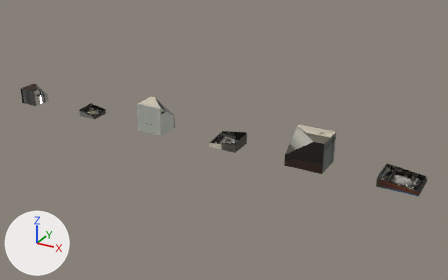
Renders of the glTF model src/assets/battle/city/modern-indic-houses-damage.glb from each side of a commit.
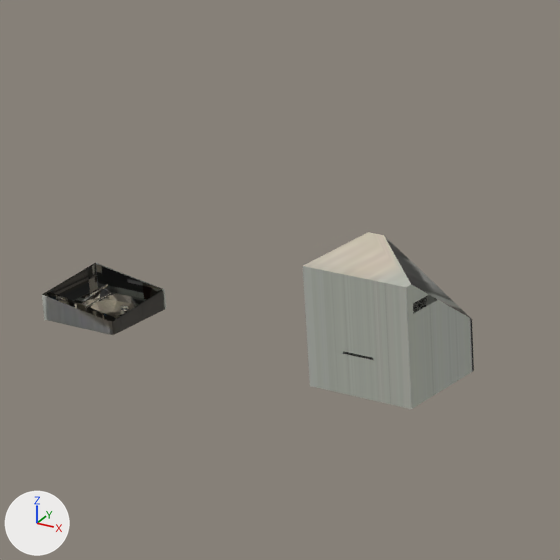
The first picture shows the older version from a camera (50 mm lens) standing at (18.36, -17.33, 8.82) and looking at (8.66, 0.31, 0.0). The close-ups show the older and then the newer version on the part from 15% to 43% of the width and 16% to 61% of the height of that picture. Only the edits that show in the close-ups are written down. Every picture has the same lights, and +X, +Y and +Z are marked at lower left. Where no turn or scale is listed for an object, it has been applied to the vertices. Vertices at exactly the same position are counted once.

The scene before the commit, as lines of its bpy script (objects in view):
```python
ob_mesh_0 = bpy.data.objects.new('Mesh_0', me_mesh_0)
ob_mesh_0.location = (5.357, 0.546, -0.004)
ob_mesh_10 = bpy.data.objects.new('Mesh_10', me_mesh_10)
ob_mesh_10.location = (2.357, 0.546, -0.004)
ob_mesh_11 = bpy.data.objects.new('Mesh_11', me_mesh_11)
ob_mesh_11.location = (2.357, 0.546, -0.004)
ob_mesh_2 = bpy.data.objects.new('Mesh_2', me_mesh_2)
ob_mesh_2.location = (5.357, 0.546, -0.004)
ob_mesh_9 = bpy.data.objects.new('Mesh_9', me_mesh_9)
ob_mesh_9.location = (2.357, 0.546, -0.004)
```
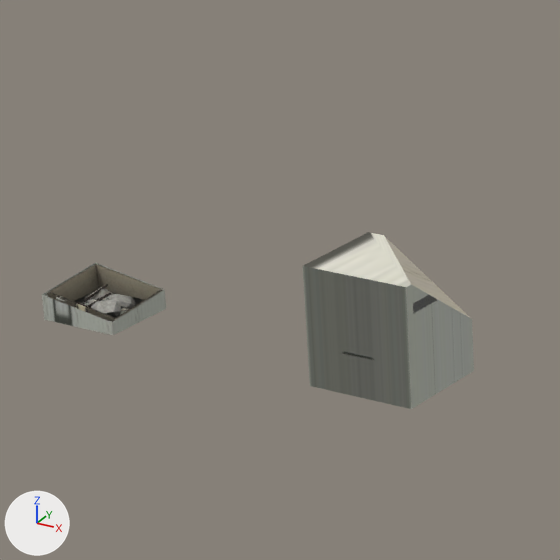
Edits to the scene script, one JSON object a line:
```json
{"block": "mat_town", "where": "n3 = _N.new('ShaderNodeMapping'); n3.name = 'Mapping'"}
{"op": "set", "path": "n3.inputs[1].default_value", "old": "(0.0, -14.96, 0.0)", "new": "(0.0, -14.97, 0.0)", "note": "'Location'"}
{"op": "set", "path": "n3.inputs[3].default_value", "old": "(15.99, 15.96, 1.0)", "new": "(15.99, 15.97, 1.0)", "note": "'Scale'"}
{"block": "me_mesh_2", "where": "me_mesh_2.from_pydata(...)  # 38 vertices, 62 faces; spans x 0.145..1.141, y -1.003..-0.09, z 0.0..1.044"}
{"block": "me_mesh_2", "where": "# used by ob_mesh_2; location = (5.357, 0.546, -0.004)"}
{"block": "me_mesh_2", "change": "me_mesh_2 part 1: texture (UV) coordinates of 52 of 62 faces, centred in x 0.346..1.036, y -0.787..-0.208, z 0.0..1.044, changed; they spanned u 0.0..0.06, v 0.95..1.0 and now span u 0.0..0.06, v 0.95..1.0"}
{"block": "me_mesh_9", "where": "# used by ob_mesh_9; location = (2.357, 0.546, -0.004)"}
{"op": "remove", "block": "me_mesh_9", "code": "me_mesh_9.from_pydata(...)  # 364 vertices, 464 faces; spans x 0.265..1.021, y -0.864..-0.191, z 0.0..0.293"}
{"op": "add", "block": "me_mesh_9", "code": "me_mesh_9.from_pydata(...)  # 632 vertices, 654 faces; spans x 0.265..1.021, y -0.864..-0.191, z 0.0..0.293"}
{"block": "me_mesh_9", "change": "me_mesh_9 part 2: 241 vertices added at x 0.278..1.008, y -0.864..-0.207, z 0.056..0.293"}
{"block": "me_mesh_9", "change": "me_mesh_9 part 3: 375 kept faces spanning x 0.265..1.021, y -0.864..-0.191, z 0.0..0.293 get new texture (UV) coordinates"}
{"block": "me_mesh_9", "change": "other edits to the shape of me_mesh_9 do not show in these pictures"}
{"block": "me_mesh_11", "where": "me_mesh_11.from_pydata(...)  # 24 vertices, 36 faces; spans x 0.265..1.021, y -0.903..-0.19, z 0.0..0.296"}
{"block": "me_mesh_11", "where": "# used by ob_mesh_11; location = (2.357, 0.546, -0.004)"}
{"block": "me_mesh_11", "change": "me_mesh_11 part 4: texture (UV) coordinates of 34 of 36 faces, centred in x 0.438..1.021, y -0.903..-0.19, z 0.0..0.161, changed; they spanned u 0.0..0.06, v 0.94..1.0 and now span u 0.01..0.06, v 0.94..0.99"}
```

Location of each change, [x1, y1, x2, y2] in pixels of the close-ups (560 x 560 px):
```json
{"object": "Mesh_2", "change": "surface changed", "before": [303, 232, 474, 409], "after": [303, 232, 474, 409]}
{"object": "Mesh_9", "change": "surface changed, reshaped", "before": [47, 264, 162, 322], "after": [47, 264, 162, 322], "on screen": "lighter"}
{"object": "Mesh_11", "change": "surface changed", "before": [42, 263, 166, 335], "after": [42, 263, 166, 335], "on screen": "lighter"}
{"object": "Mesh_0", "change": "surface changed", "before": [343, 259, 460, 360], "after": [343, 259, 460, 360]}
{"part": 1, "of": "me_mesh_2", "change": "surface changed", "before": [303, 232, 470, 318], "after": [303, 232, 470, 318]}
{"part": 2, "of": "me_mesh_9", "change": "added", "after": [48, 264, 161, 319], "on screen": "brown"}
{"part": 3, "of": "me_mesh_9", "change": "surface changed", "before": [48, 264, 162, 322], "after": [48, 264, 162, 322], "on screen": "lighter"}
```
